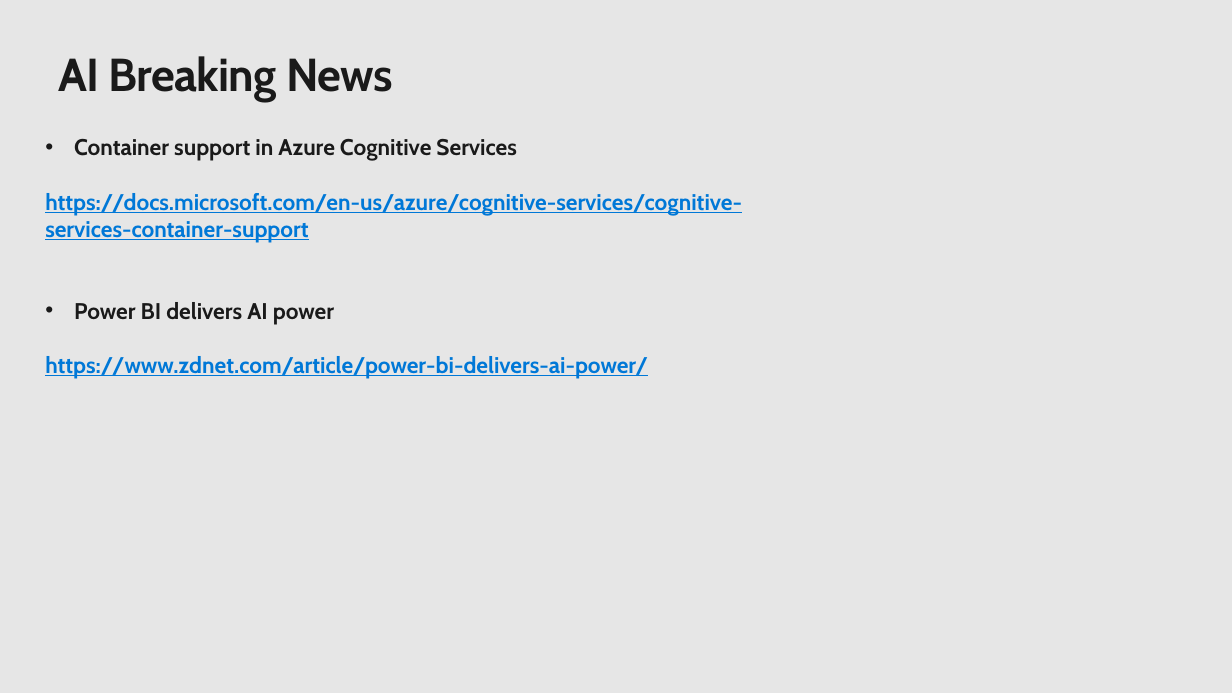
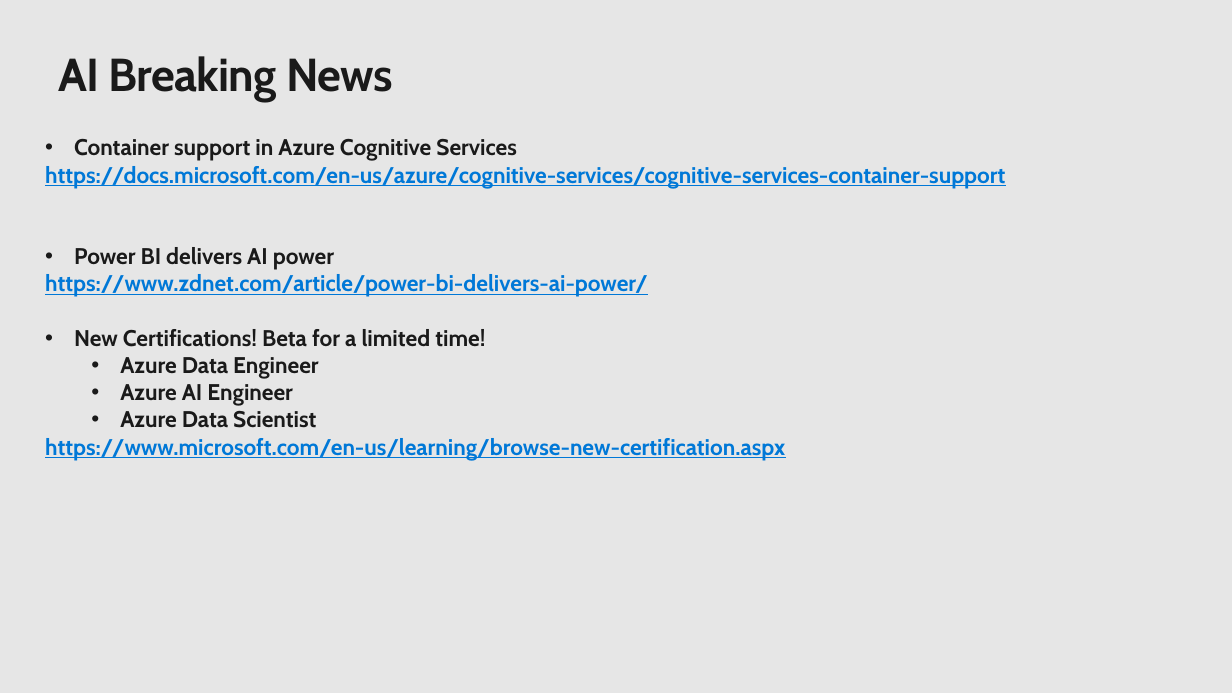
Before and after one commit to sandy366/LearnAI-KnowledgeMiningBootcamp, a slide deck: slide 8 of resources/instructor-notes/KMB-Opening.pptx. Drawn at 1232x693 pixels with LibreOffice and Linux fonts; fonts in the diff are those of the drawing; background and template pictures are left out. Boxes give left, top, right and bottom in pixels: in the first picture for what was removed or moved away, otherwise in the second. Text is boxed around its words. In the diff, an @@ line names an element or a change of style, - is before the commit and + after.

```diff
--- a/resources/instructor-notes/KMB-Opening.pptx
+++ b/resources/instructor-notes/KMB-Opening.pptx
@@ text at (x1=45, y1=329, x2=785, y2=461): paragraphs added @@
+• New Certifications! Beta for a limited time!
+  • Azure Data Engineer
+  • Azure AI Engineer
+  • Azure Data Scientist
+https://www.microsoft.com/en-us/learning/browse-new-certification.aspx
```
Also in this commit, not shown: 1 other slide changed.
